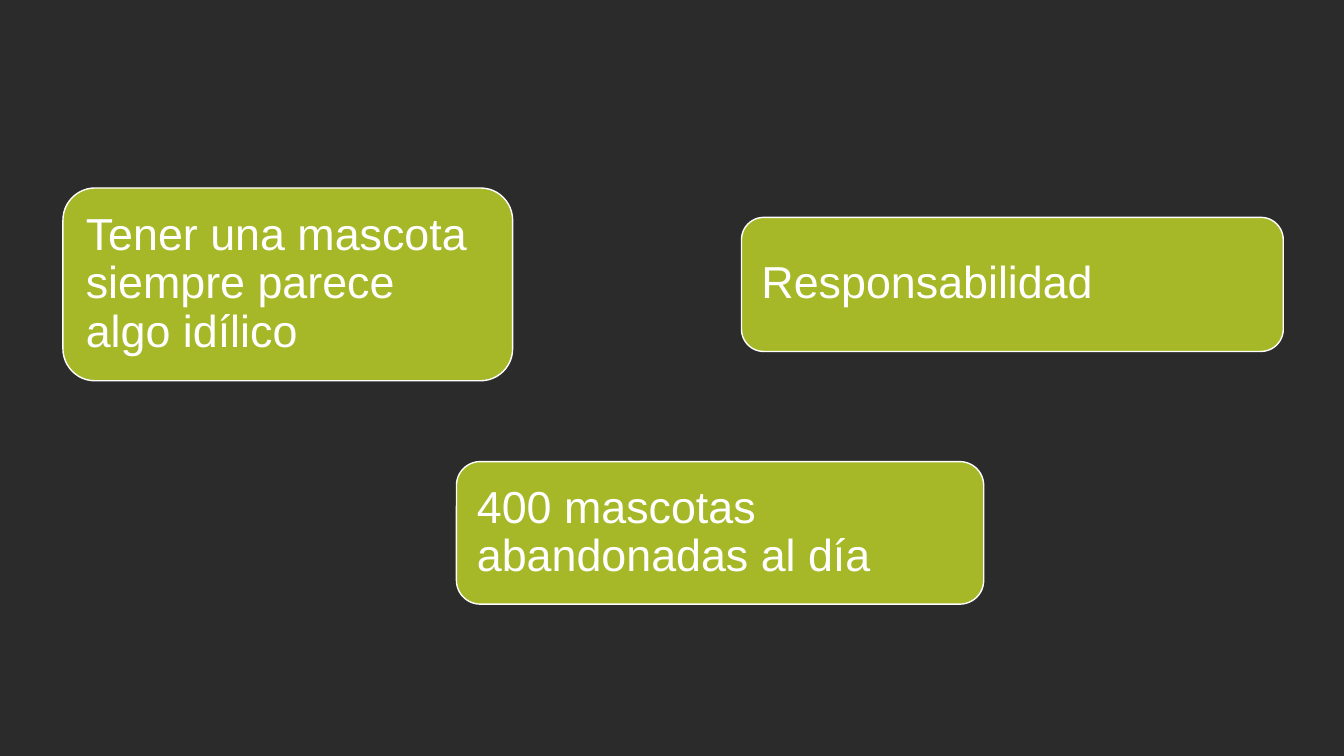
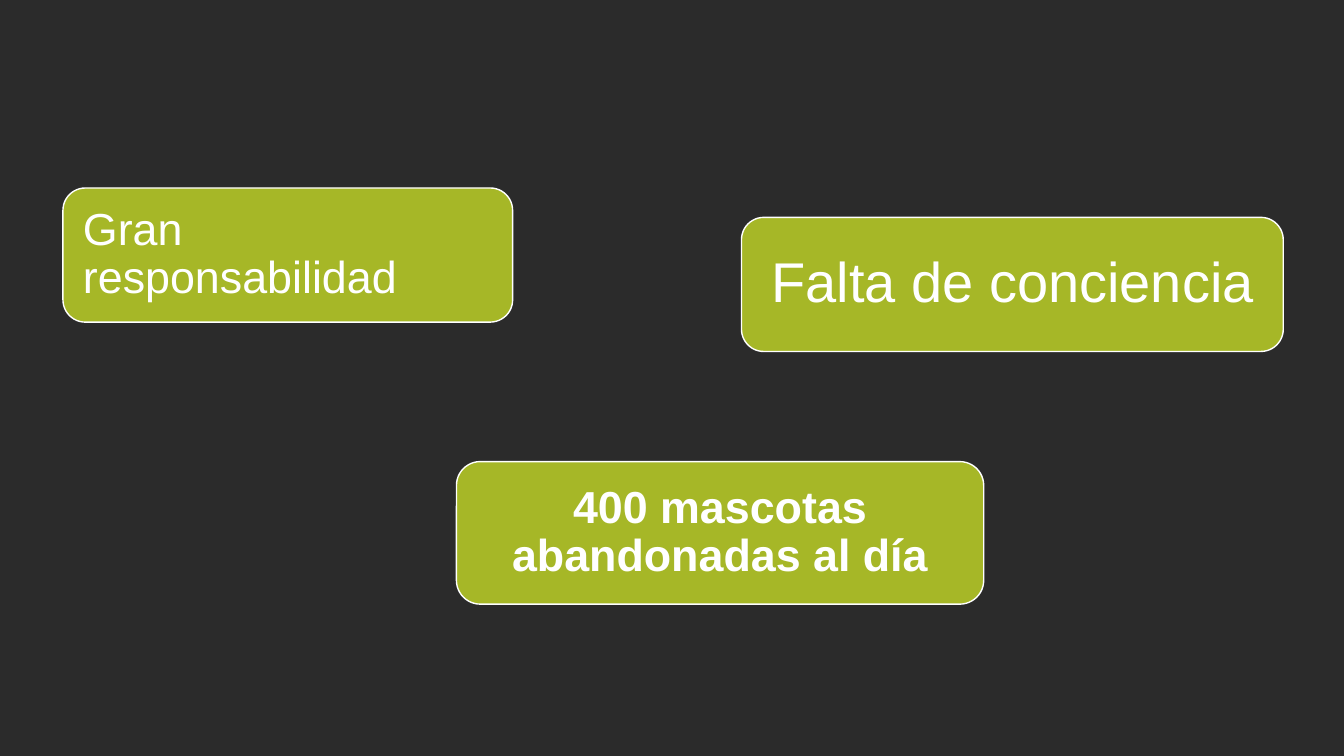
Before and after one commit to sergiolopezm5/blablapet, a slide deck: slide 3 of BlaBlaPet.pptx (slide 2 before the commit). Drawn at 1344x756 pixels with LibreOffice and Linux fonts; fonts in the diff are those of the drawing; background and template pictures are left out; a plain dark background stands for a picture behind light text. Boxes give left, top, right and bottom in pixels: in the first picture for what was removed or moved away, otherwise in the second. Text is boxed around its words. In the diff, an @@ line names an element or a change of style, - is before the commit and + after.

```diff
--- a/BlaBlaPet.pptx
+++ b/BlaBlaPet.pptx
@@ rounded rectangle: place and size @@
-rounded rectangle at <box>63,189,512,381</box>
+rounded rectangle at <box>63,189,512,323</box>
@@ text added at <box>83,213,397,302</box>, 32 pt, text #FFFFFF @@
+Gran responsabilidad
@@ text removed at <box>86,219,466,356</box> @@
-Tener una mascota siempre parece algo idílico
@@ text at <box>771,261,1254,303</box>: text changed; size 32 to 40 pt @@
-Responsabilidad
+Falta de conciencia
@@ text "400 mascotas abandonadas al día" at <box>512,491,928,572</box>: bold on; alignment left to centre @@
```
Also in this commit, not shown: 2 other slides changed, 5 slides added, 2 slides removed, 1 other file.
